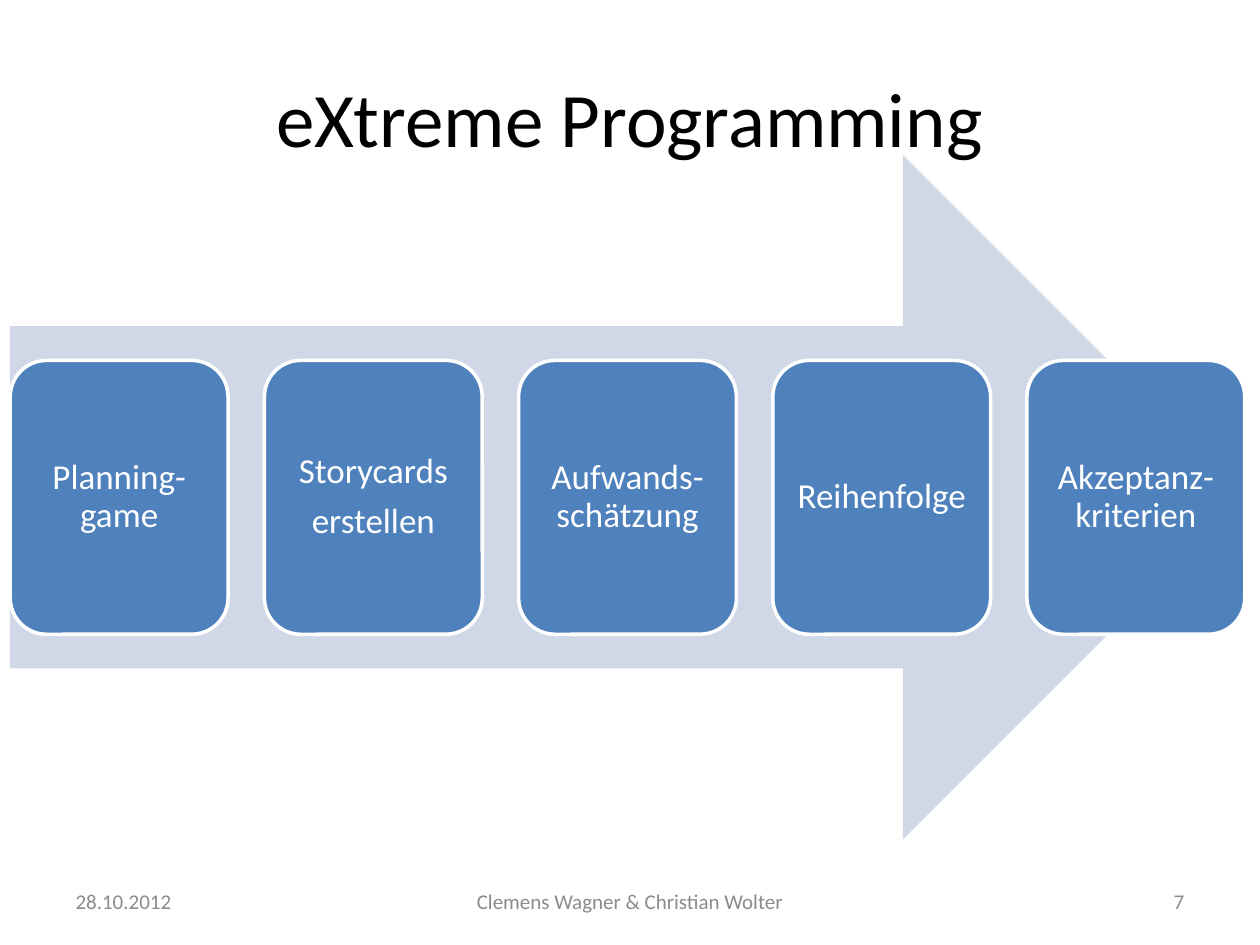
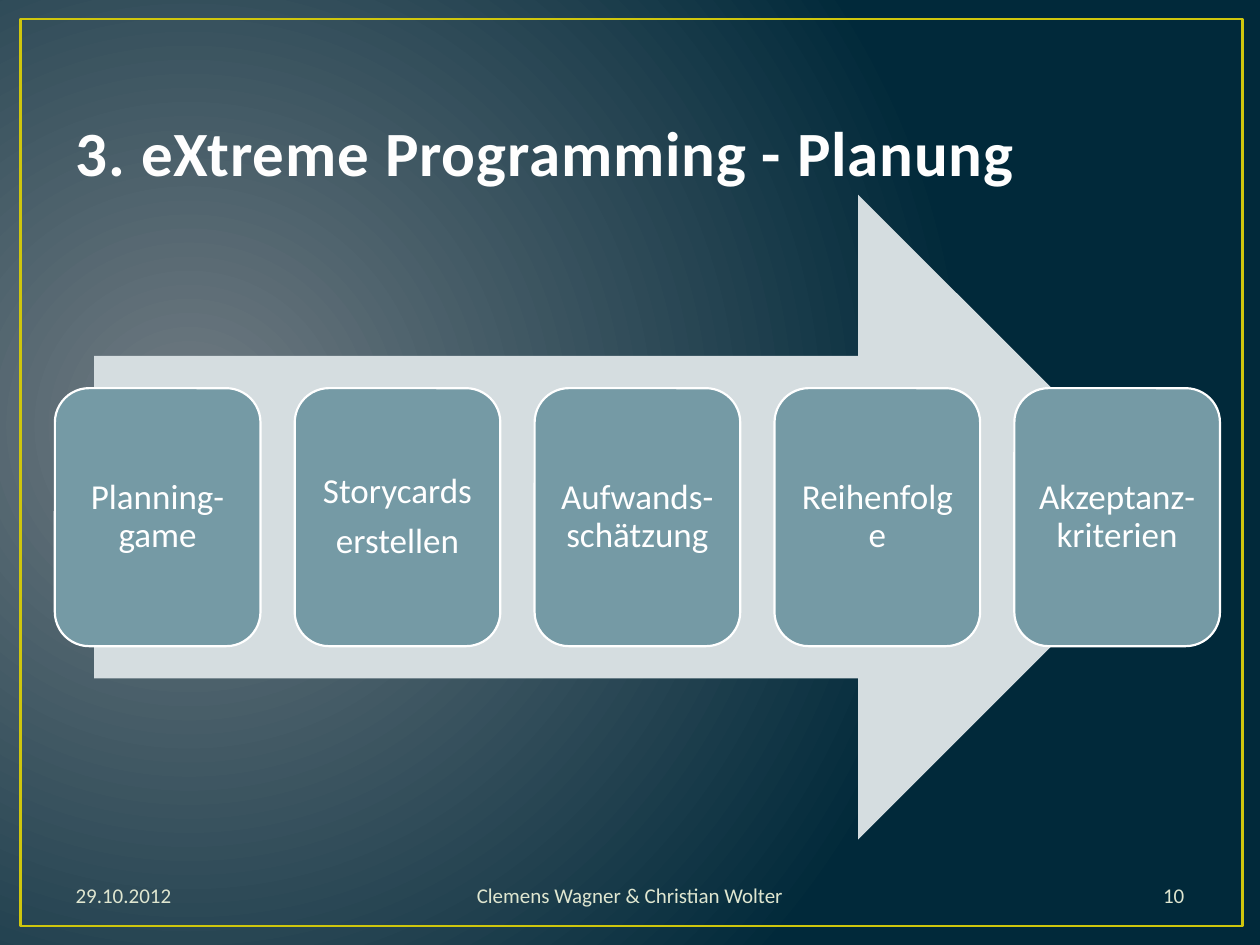
Before and after one commit to dev693/ants, a slide deck: slide 10 of Ants/src/doku/präsentation.pptx (slide 7 before the commit). Drawn at 1260x945 pixels with LibreOffice and Linux fonts; fonts in the diff are those of the drawing. Boxes give left, top, right and bottom in pixels: in the first picture for what was removed or moved away, otherwise in the second. Text is boxed around its words. In the diff, an @@ line names an element or a change of style, - is before the commit and + after.

Commit message:
Präsentation Style anpassungen. Abschnittsüberschriften geändert. Farben geändert

```diff
--- a/Ants/src/doku/präsentation.pptx
+++ b/Ants/src/doku/präsentation.pptx
@@ background #FFFFFF to gradient #717C84 to #01293A @@
@@ rectangle added at (x1=20, y1=19, x2=1242, y2=926), outline #CFC60D 1.5 pt @@
@@ title "3. eXtreme Programming - Planung" at (x1=76, y1=131, x2=1013, y2=187): vertical alignment middle to bottom @@
@@ title at (x1=76, y1=131, x2=1013, y2=187): text changed; size 44 to 36 pt; text colour #000000 to #FEFEFE; bold on @@
-eXtreme Programming
+3. eXtreme Programming - Planung
@@ right arrow resized from (x1=10, y1=155, x2=1245, y2=839) to (x1=94, y1=195, x2=1181, y2=840) @@
@@ right arrow at (x1=94, y1=195, x2=1181, y2=840): fill #D0D8E8 to #D6DEE1 @@
@@ fill #4F81BD to #759AA5; outline #FFFFFF 2 pt to #FFFFFF 1.25 pt in 5 elements at (x1=775, y1=388, x2=980, y2=646), (x1=534, y1=388, x2=740, y2=646), (x1=1014, y1=388, x2=1220, y2=646), (x1=295, y1=388, x2=500, y2=646), (x1=55, y1=388, x2=261, y2=646) @@
@@ rounded rectangle resized from (x1=10, y1=360, x2=228, y2=634) to (x1=55, y1=388, x2=261, y2=646) @@
@@ rounded rectangle resized from (x1=265, y1=360, x2=483, y2=634) to (x1=295, y1=388, x2=500, y2=646) @@
@@ rounded rectangle resized from (x1=519, y1=360, x2=737, y2=634) to (x1=534, y1=388, x2=740, y2=646) @@
@@ rounded rectangle resized from (x1=772, y1=360, x2=990, y2=634) to (x1=775, y1=388, x2=980, y2=646) @@
@@ rounded rectangle resized from (x1=1027, y1=360, x2=1245, y2=634) to (x1=1014, y1=388, x2=1220, y2=646) @@
@@ text "Planning-game" moved from (x1=52, y1=464, x2=185, y2=533) to (x1=91, y1=484, x2=224, y2=553) @@
@@ text "Storycards" moved from (x1=299, y1=458, x2=448, y2=533) to (x1=323, y1=478, x2=472, y2=553) @@
@@ text "Aufwands-schätzung" moved from (x1=551, y1=464, x2=703, y2=533) to (x1=561, y1=484, x2=713, y2=553) @@
@@ text "Reihenfolge" rewrapped from (x1=798, y1=483, x2=966, y2=514) to (x1=785, y1=398, x2=970, y2=636) @@
@@ text "Akzeptanz-kriterien" moved from (x1=1058, y1=464, x2=1214, y2=527) to (x1=1039, y1=484, x2=1195, y2=547) @@
@@ text "Clemens Wagner & Christian Wolter" at (x1=477, y1=888, x2=782, y2=907): text colour #8C8C8C to #DFE6D0 @@
@@ text at (x1=76, y1=889, x2=172, y2=903): text changed; text colour #8C8C8C to #DFE6D0 @@
-28.10.2012
+29.10.2012
@@ page number at (x1=1163, y1=889, x2=1184, y2=903): text changed; text colour #8C8C8C to #DFE6D0 @@
-7
+10
```
Also in this commit, not shown: 14 other slides changed, 6 slides added, 1 slide removed, 4 other files.
